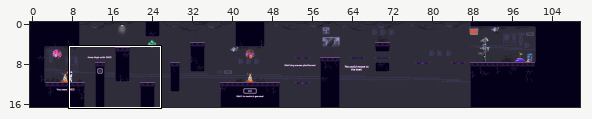
An edit to a level. Tiled map, assets/Tiled/tutorial2.tmx. The first picture is a wide view before the edit; the outline marks the close-up.
Close-up. The starting point:
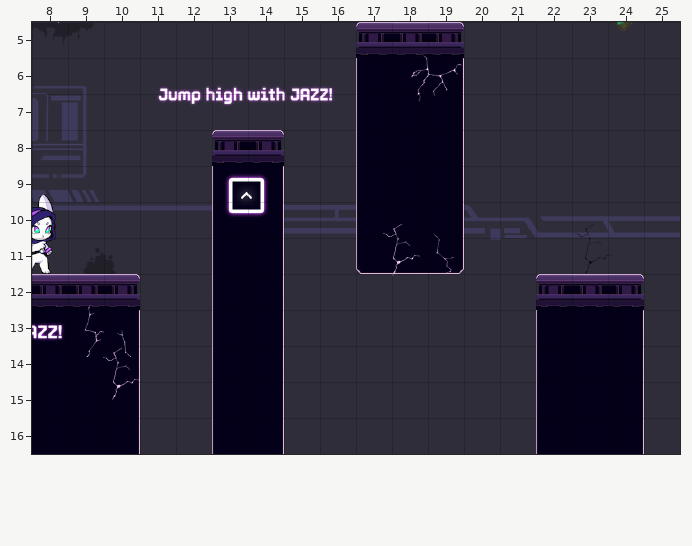
Cells are 64x64 px. Shown: x 8..25, y 5..16. The commit also changed other parts of the map, which this record leaves out.
The same view after the edit:
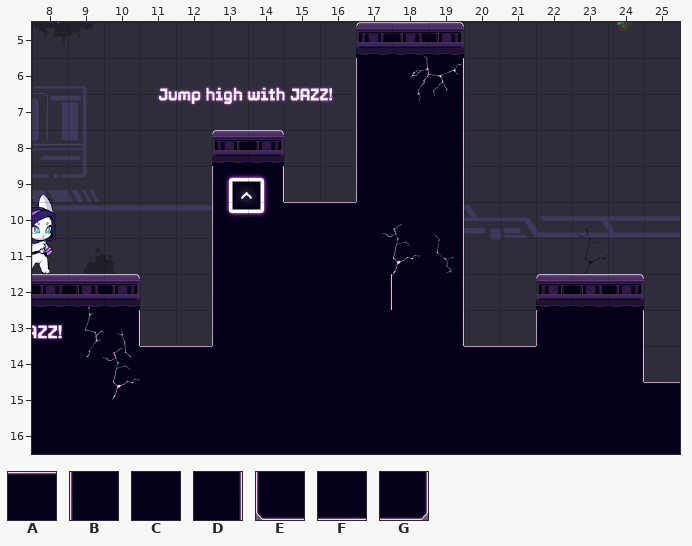
Key: from "rabbeatTileset": A 4, B 6, C 7, D 8, E 9, F 10, G 11.
_ is an empty cell.
The exact change:
Layer "walls":
There is now tile A in row 10 at x 15 to 16; in row 14 at x 11 to 12 and 20 to 21; in row 15 at x 25.
The edit turns tile B into tile C in row 10 at x 17; in rows 14 to 16 at x 13 and 22.
The edit turns tile D into tile C in rows 10 to 13 at x 14; in row 14 at x 10 and 14; in rows 15 to 16 at x 10, 14 and 24.
The edit turns tile E into tile C in row 11 at x 17.
The edit turns tile F into tile C in row 11 at x 18.
There is now tile C in row 11 at x 15 to 16; in row 12 at x 15 to 16 and 18; in row 13 at x 15 to 18; in row 14 at x 15 to 19; in row 15 at x 11 to 12 and 15 to 21; in row 16 at x 11 to 12, 15 to 21 and 25.
The edit turns tile G into tile D in row 11 at x 19.
There is now tile D in row 12 at x 17 and 19; in row 13 at x 19.
Pixel boxes of the changes (left, top, right, bottom) in both close-ups:
changed: (138, 202, 538, 454)
changed: (642, 382, 680, 454)
